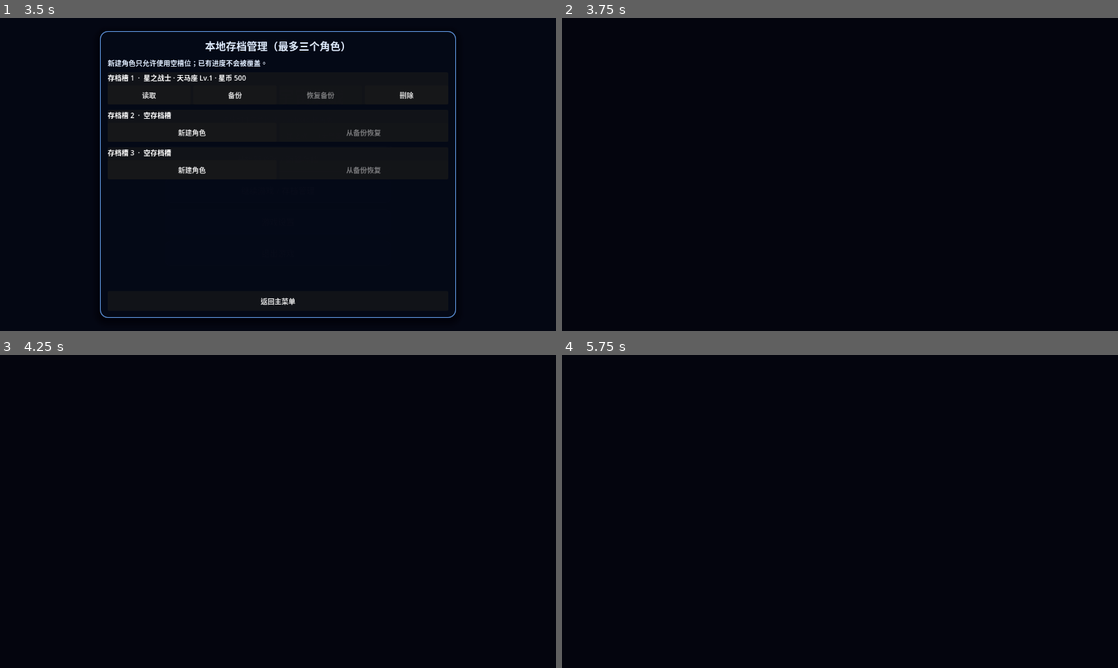
Above: before the commit, frames 1-4 (two rows, left to right).
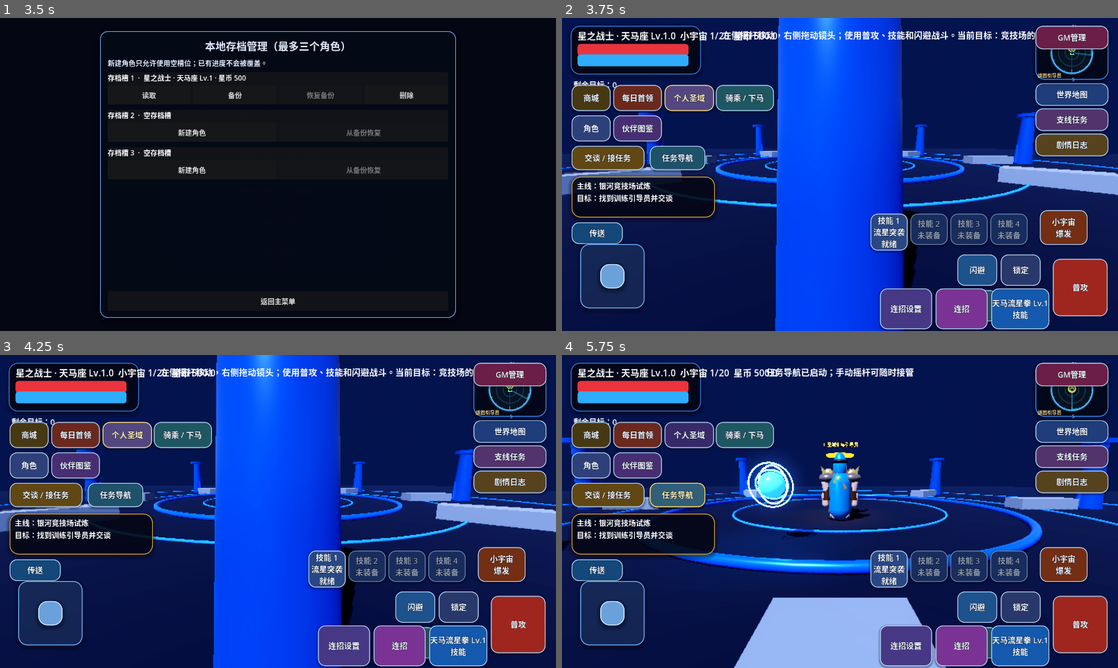
Above: after the commit, the same moments.

Repository: Qazwesrd/Saint-Seiya-Universe-War
Game: Godot game, scene res://scenes/main_menu.tscn
The game is run twice, just before and just after one commit, with the same random seed, the same clock (stepped at 60 frames per second) and the same inputs.
Inputs (mouse positions are in pixels of both pictures, inside the frame that each line leads up to):
- Up to frame 1 (3.5 s): click "开始新游戏 / 新建存档" at 0.5 s; click "开始新游戏 / 新建存档" at 1.25 s; click "继续游戏 / 存档管理" at 2 s; click "游戏设置" at 2.75 s
- Up to frame 2 (3.75 s): click "读取" at 3.5 s
- Up to frame 3 (4.25 s): no input
- Up to frame 4 (5.75 s): click (606, 495) at 4.25 s, where only the run after the commit has a clickable "交谈 / 接任务"; click (678, 495) at 5 s, where only the run after the commit has a clickable "任务导航"

Frame 1 is identical in both runs. In frame 2, 95% of the frame differs, in the area x 0-100%, y 0-100%; in frame 3, 95%; in frame 4, 95%.
Error before the commit: Parse Error: Used tab character for indentation instead of space as used before in the file. (res://scripts/game.gd:358)

Commit message:
Align Dark Saint challenge method indentation

Diff:
--- a/game/scripts/game.gd
+++ b/game/scripts/game.gd
@@ -356,16 +356,16 @@
         show_notice("第 %d/%d 波：敌人 %d 名" % [int(wave.get("wave_number", 1)), int(wave.get("wave_total", 1)), total_spawned])
 
 func start_dark_faction_trial() -> void:
-	if active_world_chapter_id != "galaxy_wars":
-		show_notice("黑暗军团挑战目前仅在银河战争篇开放")
-		return
-	if not enemies.is_empty() or EncounterDirector.active:
-		show_notice("请先完成当前战斗，再开启黑暗军团挑战")
-		return
-	var dark_waves := EncounterDirector.get_dark_faction_trial_waves()
-	if EncounterDirector.start("dark_faction_trial", dark_waves):
-		_spawn_encounter_wave(EncounterDirector.get_current_wave())
-		show_notice("黑暗军团挑战开始：斥候、精英与黑暗统领正在集结")
+    if active_world_chapter_id != "galaxy_wars":
+        show_notice("黑暗军团挑战目前仅在银河战争篇开放")
+        return
+    if not enemies.is_empty() or EncounterDirector.active:
+        show_notice("请先完成当前战斗，再开启黑暗军团挑战")
+        return
+    var dark_waves := EncounterDirector.get_dark_faction_trial_waves()
+    if EncounterDirector.start("dark_faction_trial", dark_waves):
+        _spawn_encounter_wave(EncounterDirector.get_current_wave())
+        show_notice("黑暗军团挑战开始：斥候、精英与黑暗统领正在集结")
 
 func start_daily_boss_challenge() -> void:
     var daily_state: Dictionary = DailyBossManager.get_state()
